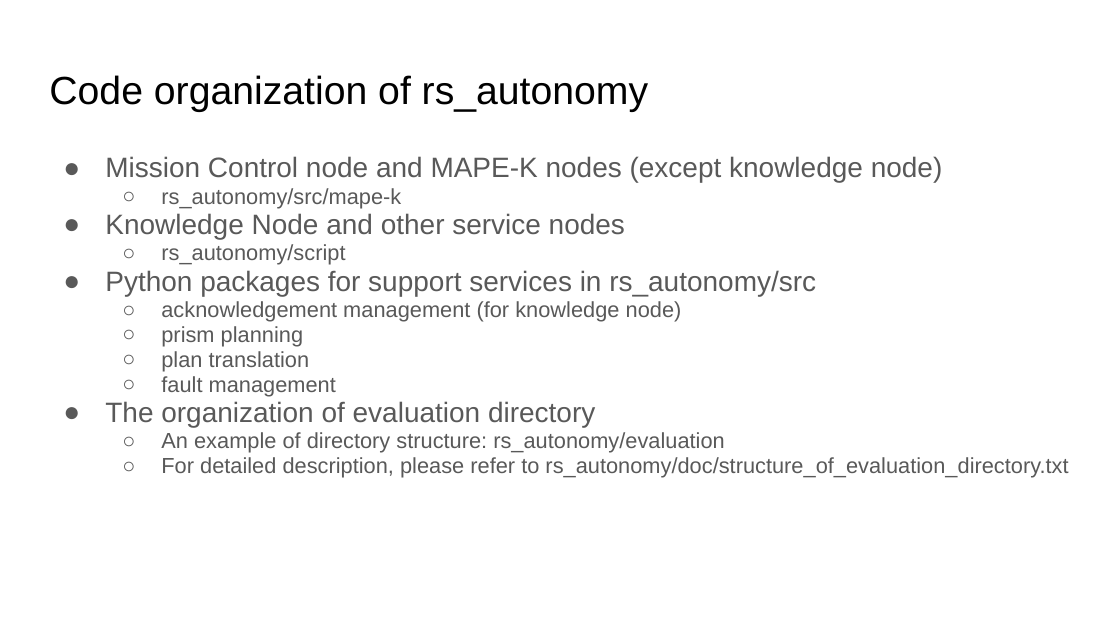
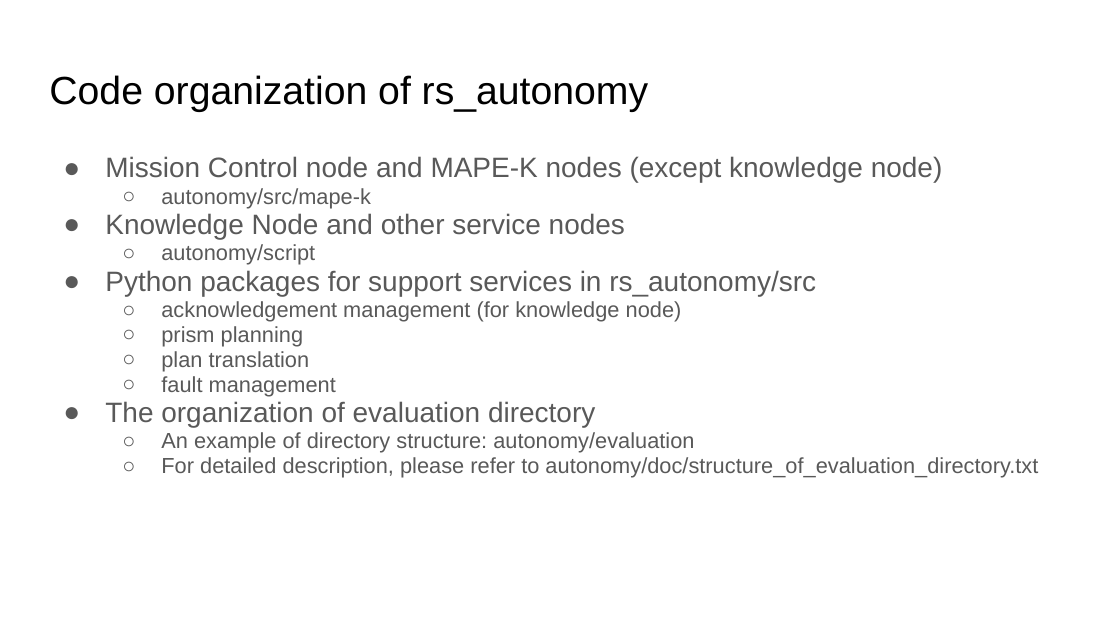
Before and after one commit to nasa-raspberry-si/autonomy, a slide deck: slide 30 of doc/Status of Autonomy Implementation.pptx. Drawn at 1120x630 pixels with LibreOffice and Linux fonts; fonts in the diff are those of the drawing. Boxes give left, top, right and bottom in pixels: in the first picture for what was removed or moved away, otherwise in the second. Text is boxed around its words. In the diff, an @@ line names an element or a change of style, - is before the commit and + after.

```diff
--- a/doc/Status of Autonomy Implementation.pptx
+++ b/doc/Status of Autonomy Implementation.pptx
@@ text at [161,188,371,208]: text changed @@
-  ○ rs_autonomy/src/mape-k
+  ○ autonomy/src/mape-k
@@ text at [161,244,315,265]: text changed @@
-  ○ rs_autonomy/script
+  ○ autonomy/script
@@ text at [161,432,1038,478]: text changed @@
-  ○ An example of directory structure: rs_autonomy/evaluation
-  ○ For detailed description, please refer to rs_autonomy/doc/structure_of_evaluation_directory.txt
+  ○ An example of directory structure: autonomy/evaluation
+  ○ For detailed description, please refer to autonomy/doc/structure_of_evaluation_directory.txt
```
Also in this commit, not shown: 2 other slides changed.
